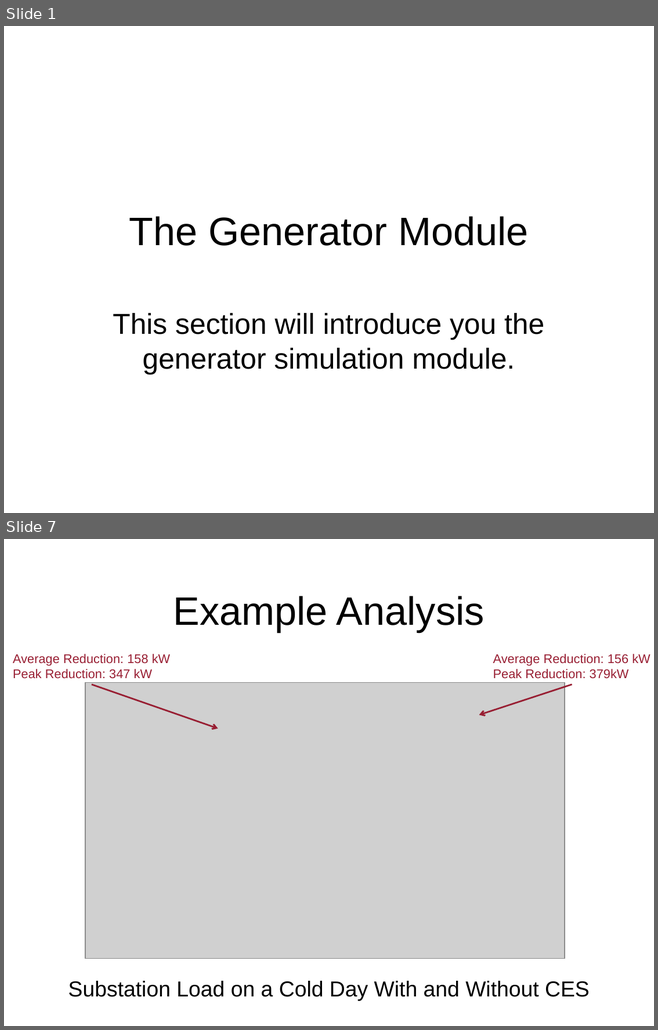
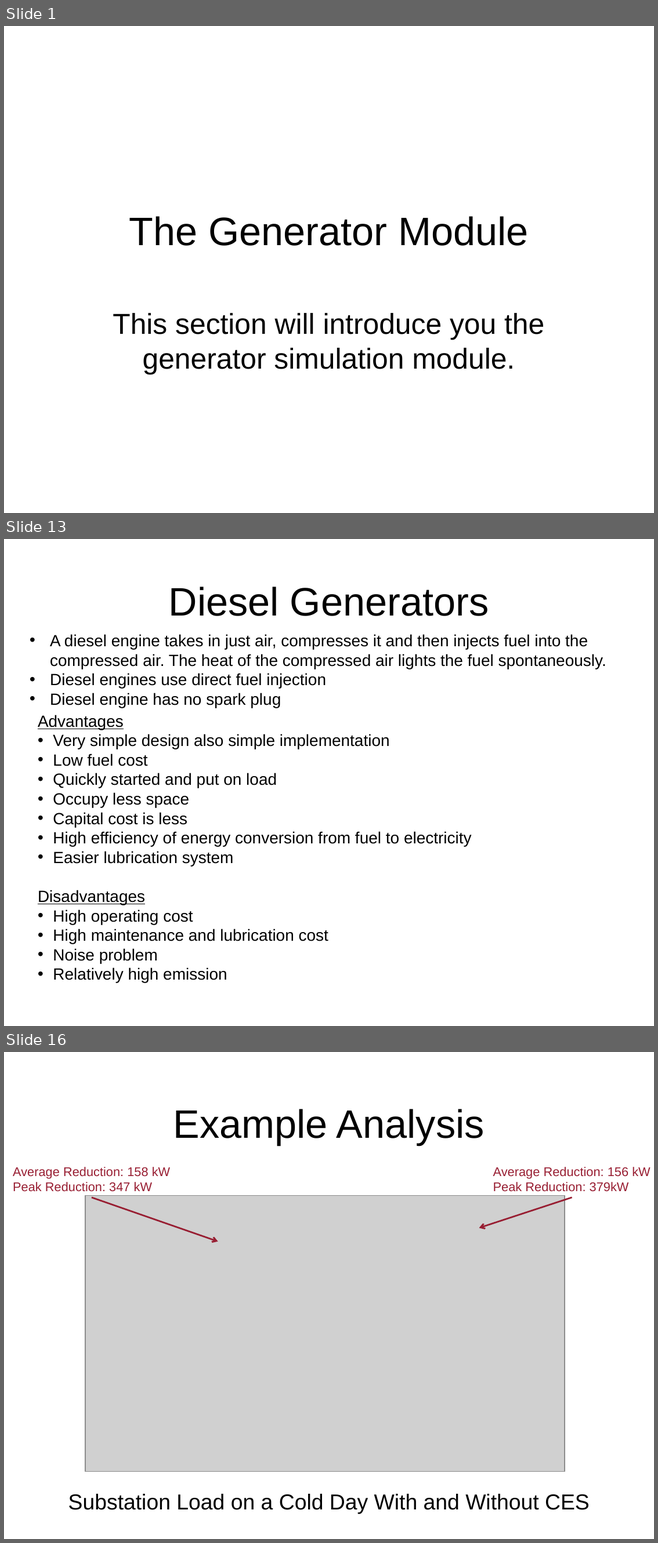
Before and after one commit to gridlab-d/course, a slide deck: ThreeDayCourse_v22/Day2/4.4 - Generator Module.ppt. Shown one above the other, each under a label of ours: slides 1 and 7 before the commit, slides 1, 13 and 16 after it; the slides between them are not shown. The pictures are 658x1030 and 658x1543 pixels, drawn with LibreOffice and Linux fonts; fonts in the diff are those of the drawing; grey boxes stand for pictures; background and template pictures are left out. Boxes give left, top, right and bottom in pixels: in the first picture for what was removed or moved away, otherwise in the second. Text is boxed around its words. In the diff, an @@ line names an element or a change of style, - is before the commit and + after.

Commit message:
Added modified generator module presentation for the three day course.

```diff
--- a/ThreeDayCourse_v22/Day2/4.4 - Generator Module.ppt
+++ b/ThreeDayCourse_v22/Day2/4.4 - Generator Module.ppt
@@ slide 13 added at (4, 539, 654, 1026), background picture (left out) @@
@@ title added at (169, 587, 488, 616), 44 pt, text #000000 @@
+Diesel Generators
@@ text added at (50, 634, 606, 708), 18 pt, text #000000 @@
+• A diesel engine takes in just air, compresses it and then injects fuel into the compressed air. The heat of the compressed air lights the fuel spontaneously.
+• Diesel engines use direct fuel injection
+• Diesel engine has no spark plug
@@ text added at (38, 715, 471, 983), 18 pt, text #000000 @@
+Advantages
+• Very simple design also simple implementation
+• Low fuel cost
+• Quickly started and put on load
+• Occupy less space
+• Capital cost is less
+• High efficiency of energy conversion from fuel to electricity
+• Easier lubrication system
+Disadvantages
+• High operating cost
+• High maintenance and lubrication cost
+• Noise problem
+• Relatively high emission
@@ what was slide 7 is now slide 16 @@
```
Also in this commit, not shown: 3 slides changed, 13 other slides added, 3 slides removed.
